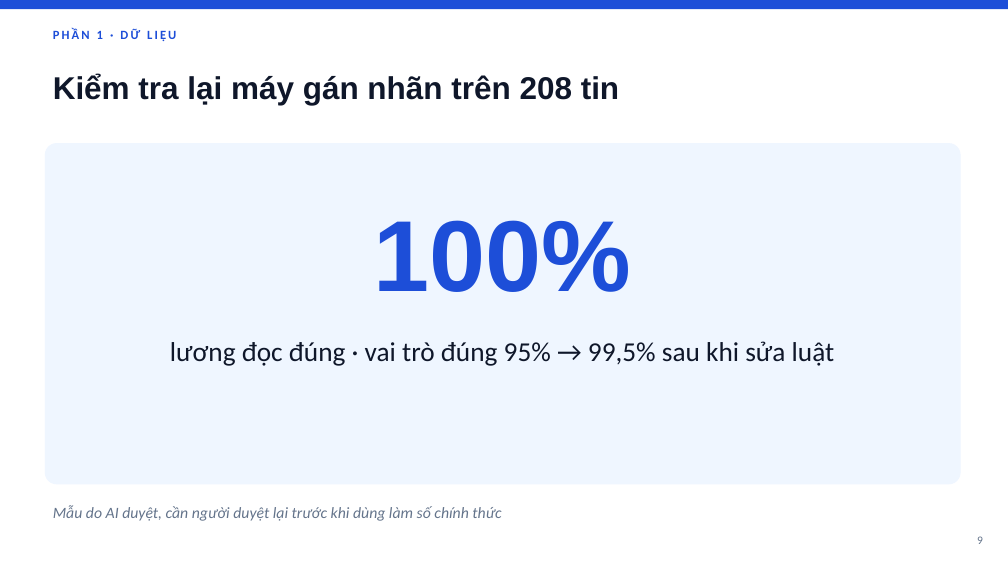
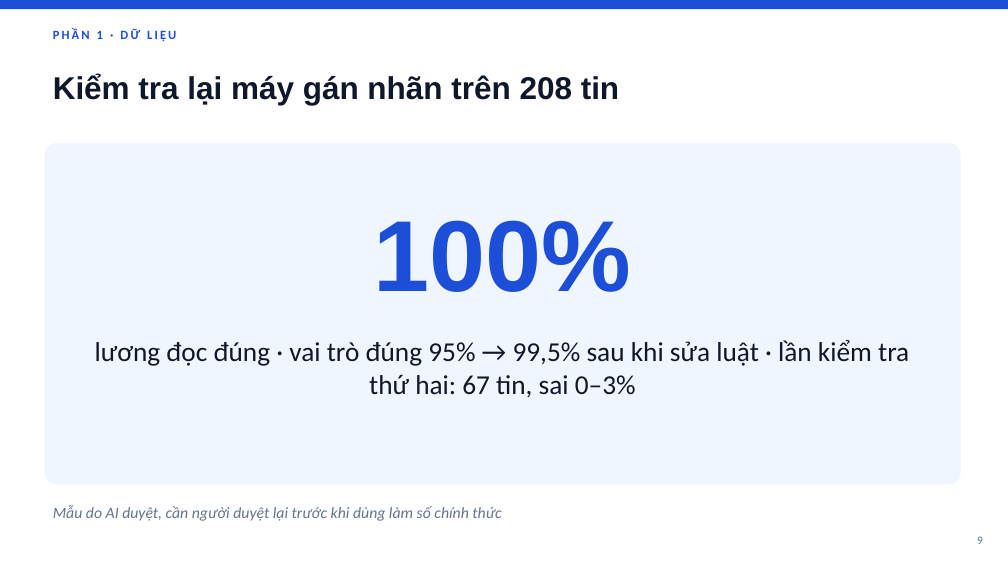
Before and after one commit to theihoz/ML, a slide deck: slide 9 of report/SlideThuyetTrinh_De4_v2.pptx. Drawn at 1008x567 pixels with LibreOffice and Linux fonts; fonts in the diff are those of the drawing. Boxes give left, top, right and bottom in pixels: in the first picture for what was removed or moved away, otherwise in the second. Text is boxed around its words. In the diff, an @@ line names an element or a change of style, - is before the commit and + after.

```diff
--- a/report/SlideThuyetTrinh_De4_v2.pptx
+++ b/report/SlideThuyetTrinh_De4_v2.pptx
@@ text at (95, 340, 909, 397): text changed @@
-lương đọc đúng · vai trò đúng 95% → 99,5% sau khi sửa luật
+lương đọc đúng · vai trò đúng 95% → 99,5% sau khi sửa luật · lần kiểm tra thứ hai: 67 tin, sai 0–3%
```
Also in this commit, not shown: 9 other slides changed, 2 slides added, 41 other files.
